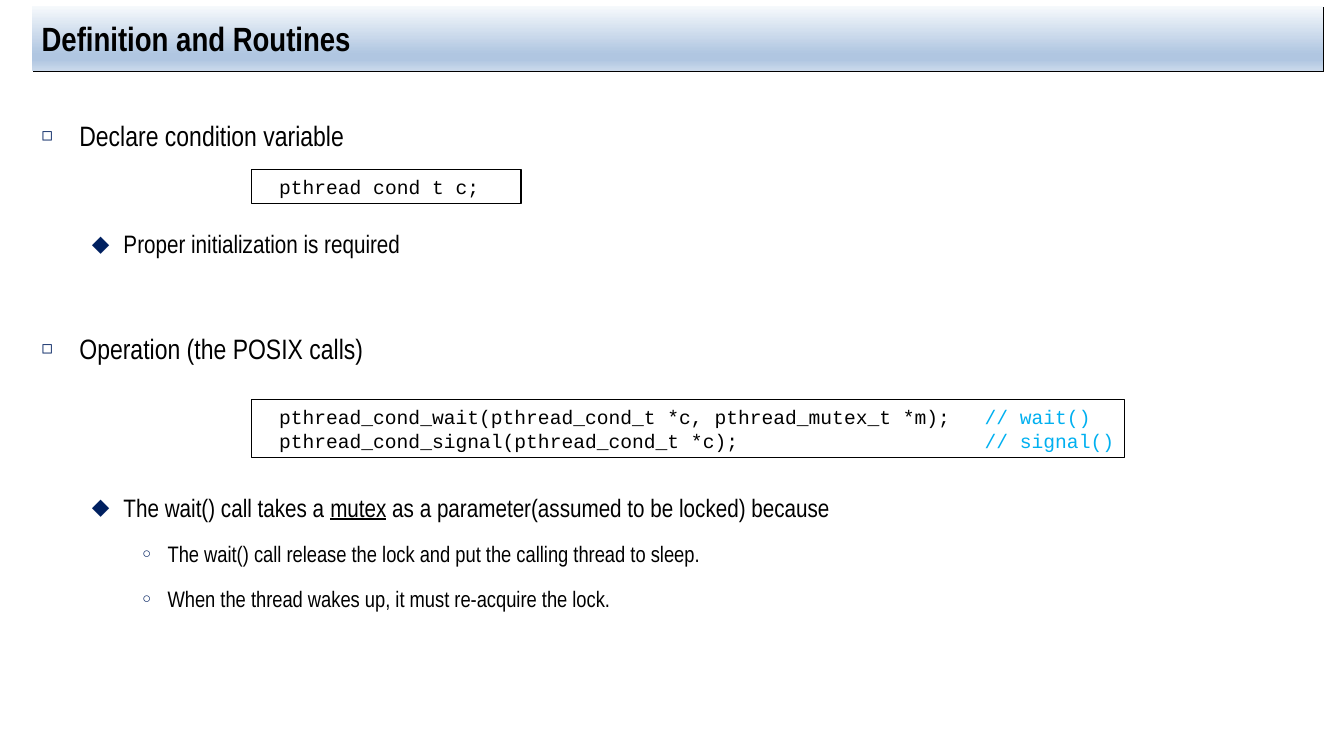
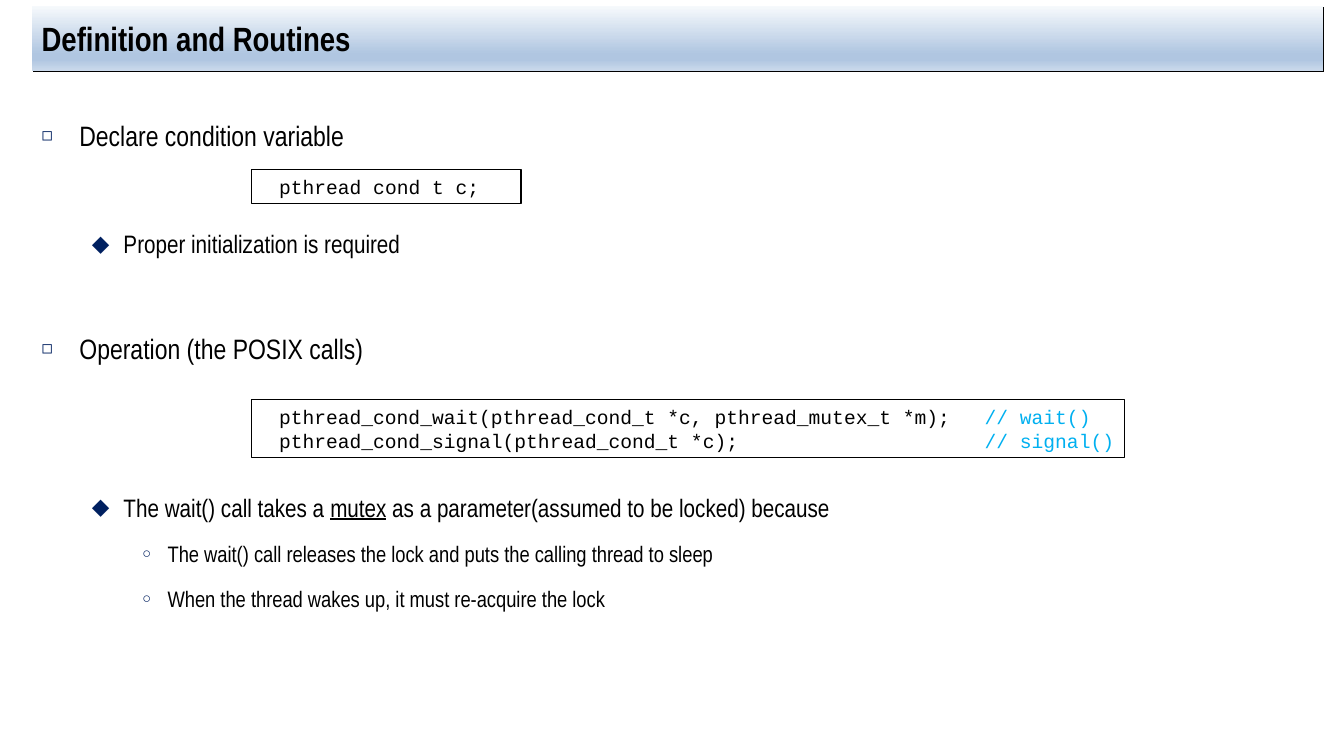
Before and after one commit to jachermocilla/extra-course-materials, a slide deck: slide 9 of cmsc125/ostep/slides/02.Concurrency/30.Condition_Variables.pptx. Drawn at 1344x756 pixels with LibreOffice and Linux fonts; fonts in the diff are those of the drawing. Boxes give left, top, right and bottom in pixels: in the first picture for what was removed or moved away, otherwise in the second. Text is boxed around its words. In the diff, an @@ line names an element or a change of style, - is before the commit and + after.

```diff
--- a/cmsc125/ostep/slides/02.Concurrency/30.Condition_Variables.pptx
+++ b/cmsc125/ostep/slides/02.Concurrency/30.Condition_Variables.pptx
@@ text at (168,545,713,611): text changed @@
-    ○ The wait() call release the lock and put the calling thread to sleep.
-    ○ When the thread wakes up, it must re-acquire the lock.
+    ○ The wait() call releases the lock and puts the calling thread to sleep
+    ○ When the thread wakes up, it must re-acquire the lock
```
Also in this commit, not shown: 6 other slides changed, 1 other file.
